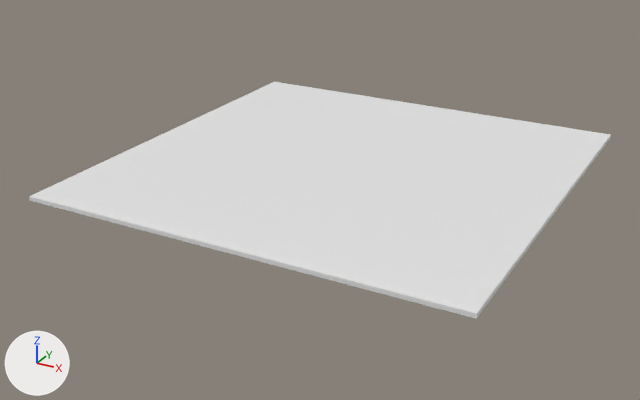
What one commit did to the OBJ model Project/Resources/Model/Ground/Ground.obj.
Rendered twice from a 50 mm lens placed at (17.6, -34.5, 15.2), pointed at (-0.7, -1.1, -1.5). Arrows for +X, +Y and +Z are at lower left; the lights stay in place. Materials are left out; every surface is plain grey. Where no turn or scale is listed for an object, it has been applied to the vertices.

Script lines for the objects in view, before the commit:
```python
me_立方体 = bpy.data.meshes.new('立方体')
me_立方体.from_pydata(...)  # a box spanning x -10.0..10.0, y -10.0..10.0, z -0.1..0.1
me_立方体.materials.append(mat_マテリアル)
ob_立方体 = bpy.data.objects.new('立方体', me_立方体)
ob_立方体.location = (0.0, 0.0, 0.0)
```
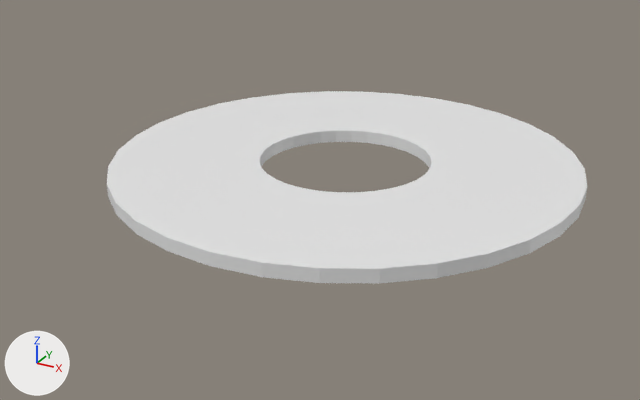
Location of each change, [x1, y1, x2, y2] in pixels of the pictures (640 x 400 px):
'立方体', reshaped (17% narrower, 19% shorter)
    before: [29, 82, 611, 319]
    after: [107, 91, 587, 283]

Patch to the scene script:
```diff
--- a/Project/Resources/Model/Ground/Ground.obj.py
+++ b/Project/Resources/Model/Ground/Ground.obj.py
@@ me_立方体 @@
 # used by ob_立方体; location = (0.0, 0.0, 0.0)
-me_立方体.from_pydata(...)  # 8 vertices, 12 faces; spans x -10.0..10.0, y -10.0..10.0, z -0.1..0.1
+me_立方体.from_pydata(...)  # 128 vertices, 256 faces; spans x -10.9..10.9, y -10.9..10.9, z -0.3..0.3
+# me_立方体 part 1: the whole mesh is rebuilt
```
